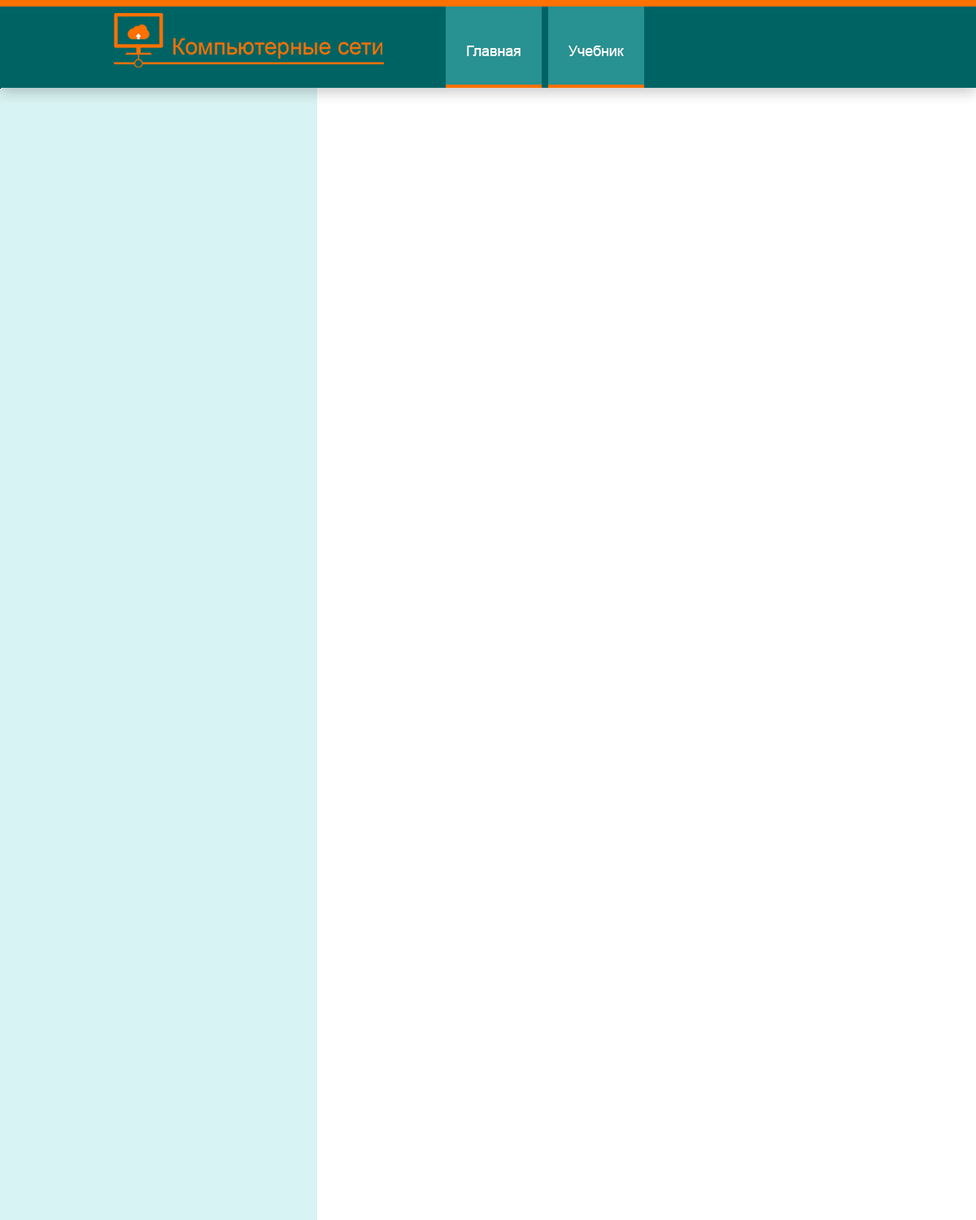
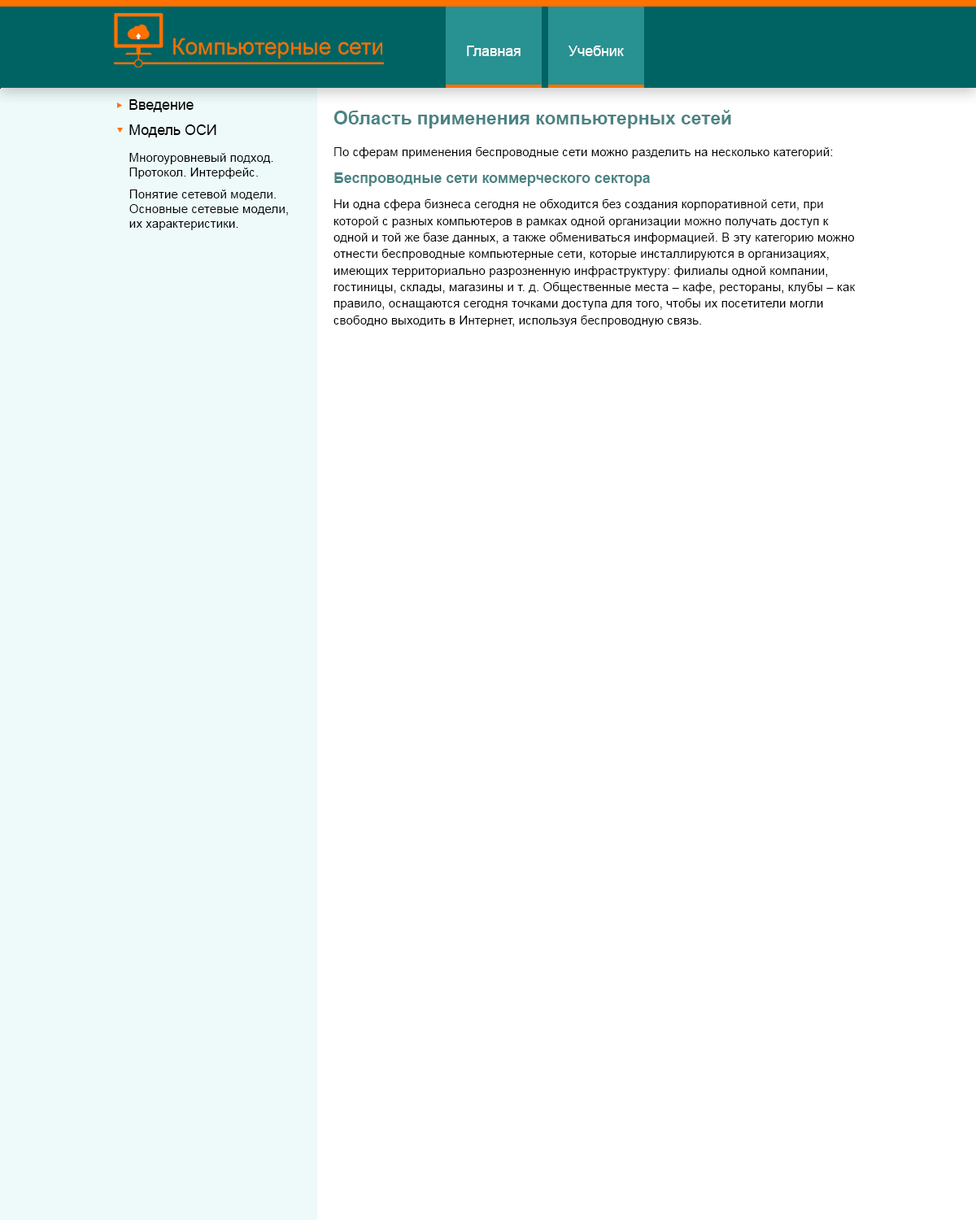
The second 976px x 1220px image is a revision of the first. Changes to its layers:
added layer "Модель ОСИ" above "Многоугольник 1 kопировать" over bbox(129, 124, 217, 138)
added layer "Многоугольник 1 kопировать" above "Понятие сетевой модели. Основные сетевые модели, их характерист" over bbox(117, 127, 123, 133)
added layer "Понятие сетевой модели. Основные сетевые модели, их характерист" above "Многоуровневый подход. Протокол. Интерфейс." over bbox(129, 189, 288, 231)
added layer "Многоуровневый подход. Протокол. Интерфейс." above "Многоугольник 1" over bbox(129, 152, 274, 179)
added layer "Многоугольник 1" above "Введение" over bbox(117, 102, 123, 109)
added layer "Введение" above "Беспроводные сети коммерческого сектора" over bbox(129, 99, 194, 113)
added layer "Беспроводные сети коммерческого сектора" above "По сферам применения беспроводные сети можно разделить на неско" over bbox(334, 172, 651, 187)
added layer "По сферам применения беспроводные сети можно разделить на неско" above "Область применения компьютерных сетей" over bbox(334, 147, 834, 159)
added layer "Область применения компьютерных сетей" (84%) above "Слой 1" over bbox(334, 109, 732, 129)
"Слой 1": opacity 24% → 10% over bbox(0, 87, 318, 1220)
added layer "Ни одна сфера бизнеса сегодня не обходится без создания корпора" above "Фон" over bbox(333, 199, 856, 328)
